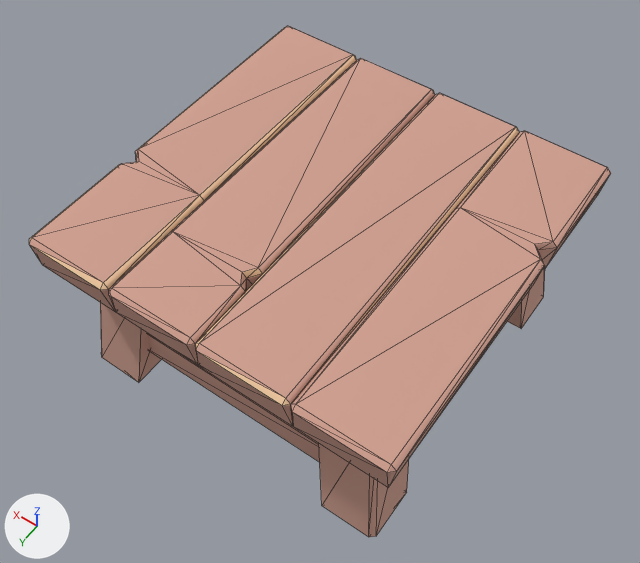
What one commit did to the glTF model example_game/world/props/table-medium.prop/model.glb.
Rendered twice from a 50 mm camera at (-1.149, 1.661, 2.833) aimed at (0.002, 0.049, 0.3). Lighting does not change. The marker at lower left points along +X, +Y and +Z. The older version comes first. Mesh edges are drawn as thin lines. Vertices at exactly the same position are counted once.

Objects in the first picture: 'model'.
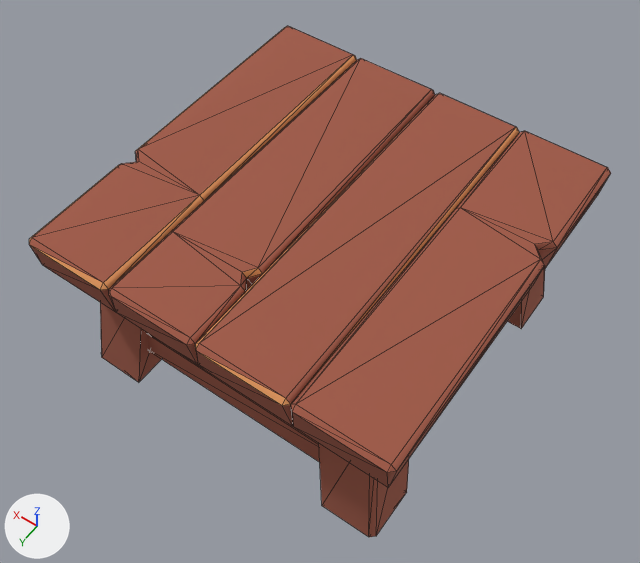
What the commit changed:
me_model has 148 vertices, 256 faces and spans x -0.7..0.7, y -0.7..0.7, z -0.02..0.68.
me_model is used by ob_model.
me_model part 1: 230 faces centred in x -0.694..0.694, y -0.694..0.694, z -0.02..0.68 are repainted in the vertex colours; the middle colour goes from beige #d0a090 to brown #a05a47.
me_model part 2: 26 faces centred in x -0.344..0.694, y -0.694..0.694, z 0.668..0.674 are repainted in the vertex colours; the middle colour goes from beige #edc7a0 to orange #d9915a.

Pixel boxes [x1, y1, x2, y2] of what changed, in the pictures (640 x 563 px):
part 1 of me_model, recoloured (beige to brown)
    both: [29, 26, 611, 537]
part 2 of me_model, recoloured
    both: [29, 26, 520, 406]
